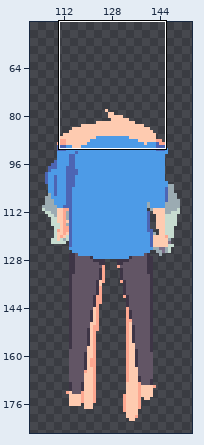
Two versions of one pixel-art file, resources/asesprite/kid/kid_animations.aseprite. The picture above shows the old version from afar; the outline marks the close-up.
Close-up. Earlier state:
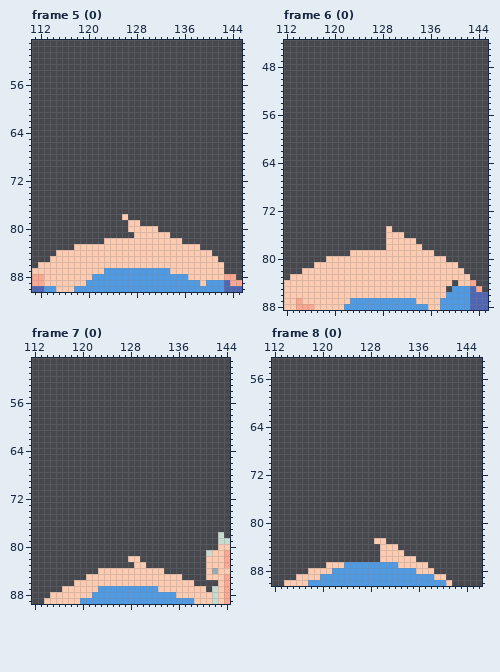
256x256 pixels, 103 frames. Shown: frame 5 (0): x 111..145, y 49..90; frame 6 (0): x 112..145, y 44..88; frame 7 (0): x 112..144, y 49..89; frame 8 (0): x 112..146, y 53..90. The wide view leaves out empty margins. The commit also changed other frames or places, which this record leaves out.
Once edited:
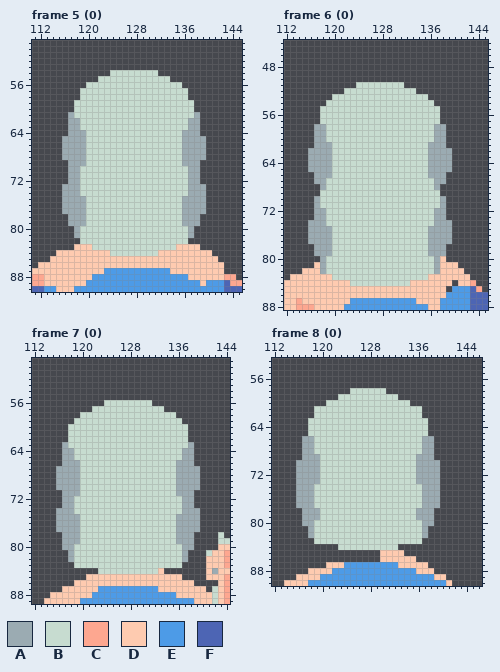
Palette (. is transparent): A #9babb2  B #c7dcd0  C #fda790  D #fecbb0  E #4d9be7  F #4d65b4
The edit:
layer "helms/steel_idle" added
layer "helms/steel_running" added
Changed rows in their new state; - is an unchanged pixel.
Frame 5 (0), layers "helms/steel_running", "helms/steel_idle":
first column x 116:
54 --------BBBBBBBB--------
55 ------BBBBBBBBBBBB------
56 ----BBBBBBBBBBBBBBBB----
57 ---BBBBBBBBBBBBBBBBBB---
58 ---BBBBBBBBBBBBBBBBBB---
59 --BBBBBBBBBBBBBBBBBBBB--
60 --BBBBBBBBBBBBBBBBBBBB--
61 -ABBBBBBBBBBBBBBBBBBBBA-
62 -AABBBBBBBBBBBBBBBBBBAA-
63 -AABBBBBBBBBBBBBBBBBBAA-
64 -AAABBBBBBBBBBBBBBBBAAA-
65 AAAABBBBBBBBBBBBBBBBAAAA
66 AAAABBBBBBBBBBBBBBBBAAAA
67 AAAABBBBBBBBBBBBBBBBAAAA
68 AAAABBBBBBBBBBBBBBBBAAAA
69 -AAABBBBBBBBBBBBBBBBAAA-
70 -AABBBBBBBBBBBBBBBBBBAA-
71 -AABBBBBBBBBBBBBBBBBBAA-
72 -AABBBBBBBBBBBBBBBBBBAA-
73 AAABBBBBBBBBBBBBBBBBBAAA
74 AAABBBBBBBBBBBBBBBBBBAAA
75 AAAABBBBBBBBBBBBBBBBAAAA
76 AAAABBBBBBBBBBBBBBBBAAAA
77 AAAABBBBBBBBBBBBBBBBAAAA
78 -AAABBBBBBBBBBBBBBBBAAA-
79 -AAABBBBBBBBBBBBBBBBAAA-
80 --ABBBBBBBBBBBBBBBBBBA--
81 --ABBBBBBBBBBBBBBBBBBA--
82 ---BBBBBBBBBBBBBBBBBB---
83 -----BBBBBBBBBBBBBB-----
84 --------BBBBBBBB--------
Frame 6 (0), layers "helms/steel_running", "helms/steel_idle":
first column x 116:
51 --------BBBBBBBB--------
52 ------BBBBBBBBBBBB------
53 ----BBBBBBBBBBBBBBBB----
54 ---BBBBBBBBBBBBBBBBBB---
55 --BBBBBBBBBBBBBBBBBBBB--
56 --BBBBBBBBBBBBBBBBBBBB--
57 --BBBBBBBBBBBBBBBBBBBB--
58 -AABBBBBBBBBBBBBBBBBBAA-
59 -AABBBBBBBBBBBBBBBBBBAA-
60 -AABBBBBBBBBBBBBBBBBBAA-
61 -AAABBBBBBBBBBBBBBBBAAA-
62 AAAABBBBBBBBBBBBBBBBAAAA
63 AAAABBBBBBBBBBBBBBBBAAAA
64 AAAABBBBBBBBBBBBBBBBAAAA
65 AAAABBBBBBBBBBBBBBBBAAAA
66 -AAABBBBBBBBBBBBBBBBAAA-
67 -AABBBBBBBBBBBBBBBBBBAA-
68 --ABBBBBBBBBBBBBBBBBBA--
69 --BBBBBBBBBBBBBBBBBBBB--
70 -ABBBBBBBBBBBBBBBBBBBBA-
71 -ABBBBBBBBBBBBBBBBBBBBA-
72 -AABBBBBBBBBBBBBBBBBBAA-
73 -AABBBBBBBBBBBBBBBBBBAA-
74 AAABBBBBBBBBBBBBBBBBBAAA
75 AAAABBBBBBBBBBBBBBBBAAAA
76 AAAABBBBBBBBBBBBBBBBAAAA
77 AAAABBBBBBBBBBBBBBBBAAAA
78 -AAABBBBBBBBBBBBBBBBAAA-
79 -AAABBBBBBBBBBBBBBBBAAA-
80 --ABBBBBBBBBBBBBBBBBBA--
81 --ABBBBBBBBBBBBBBBBBBA--
82 --ABBBBBBBBBBBBBBBBBBA--
83 ----BBBBBBBBBBBBBBBB----
84 -------BBBBBBBBBB-------
Frame 7 (0), layers "helms/steel_running", "helms/steel_idle":
first column x 116:
56 --------BBBBBBBB--------
57 ------BBBBBBBBBBBB------
58 ----BBBBBBBBBBBBBBBB----
59 ---BBBBBBBBBBBBBBBBBB---
60 --BBBBBBBBBBBBBBBBBBBB--
61 --BBBBBBBBBBBBBBBBBBBB--
62 --BBBBBBBBBBBBBBBBBBBB--
63 -ABBBBBBBBBBBBBBBBBBBBA-
64 -AABBBBBBBBBBBBBBBBBBAA-
65 -AABBBBBBBBBBBBBBBBBBAA-
66 -AAABBBBBBBBBBBBBBBBAAA-
67 AAAABBBBBBBBBBBBBBBBAAAA
68 AAAABBBBBBBBBBBBBBBBAAAA
69 AAAABBBBBBBBBBBBBBBBAAAA
70 AAAABBBBBBBBBBBBBBBBAAAA
71 -AAABBBBBBBBBBBBBBBBAAA-
72 -AABBBBBBBBBBBBBBBBBBAA-
73 -AABBBBBBBBBBBBBBBBBBAA-
74 AAABBBBBBBBBBBBBBBBBBAAA
75 AAAABBBBBBBBBBBBBBBBAAAA
76 AAAABBBBBBBBBBBBBBBBAAAA
77 AAAABBBBBBBBBBBBBBBBAAAA
78 -AAABBBBBBBBBBBBBBBBAAA-
79 -AAABBBBBBBBBBBBBBBBAAA-
80 -AABBBBBBBBBBBBBBBBBBAA-
81 --ABBBBBBBBBBBBBBBBBBA--
82 --ABBBBBBBBBBBBBBBBBBA--
83 ---BBBBBBBBBBBBBBBBBB---
84 -------BBBBBBBBBB-------
Frame 8 (0), layers "helms/steel_running", "helms/steel_idle":
first column x 116:
58 ---------BBBBBB---------
59 -------BBBBBBBBBB-------
60 -----BBBBBBBBBBBBBB-----
61 ---BBBBBBBBBBBBBBBBBB---
62 ---BBBBBBBBBBBBBBBBBB---
63 --BBBBBBBBBBBBBBBBBBBB--
64 --BBBBBBBBBBBBBBBBBBBB--
65 --BBBBBBBBBBBBBBBBBBBB--
66 -AABBBBBBBBBBBBBBBBBBAA-
67 -AABBBBBBBBBBBBBBBBBBAA-
68 -AABBBBBBBBBBBBBBBBBBAA-
69 -AAABBBBBBBBBBBBBBBBAAA-
70 AAAABBBBBBBBBBBBBBBBAAAA
71 AAAABBBBBBBBBBBBBBBBAAAA
72 AAAABBBBBBBBBBBBBBBBAAAA
73 AAAABBBBBBBBBBBBBBBBAAAA
74 AAABBBBBBBBBBBBBBBBBBAAA
75 AAABBBBBBBBBBBBBBBBBBAAA
76 AAABBBBBBBBBBBBBBBBBBAAA
77 AAABBBBBBBBBBBBBBBBBBAAA
78 -AAABBBBBBBBBBBBBBBBAAA-
79 -AAABBBBBBBBBBBBBBBBAAA-
80 -AABBBBBBBBBBBBBBBBBBAA-
81 --ABBBBBBBBBBBBBBBBBBA--
82 --ABBBBBBBBBBBBBBBBBBA--
83 ---BBBBBBBBBBBBBBBBBB---
84 -------BBBBBBBBBB-------
Pixel boxes of the changes (left, top, right, bottom) in both close-ups:
changed: (62, 70, 206, 256)
changed: (308, 82, 452, 286)
changed: (56, 400, 200, 574)
changed: (296, 388, 440, 550)
